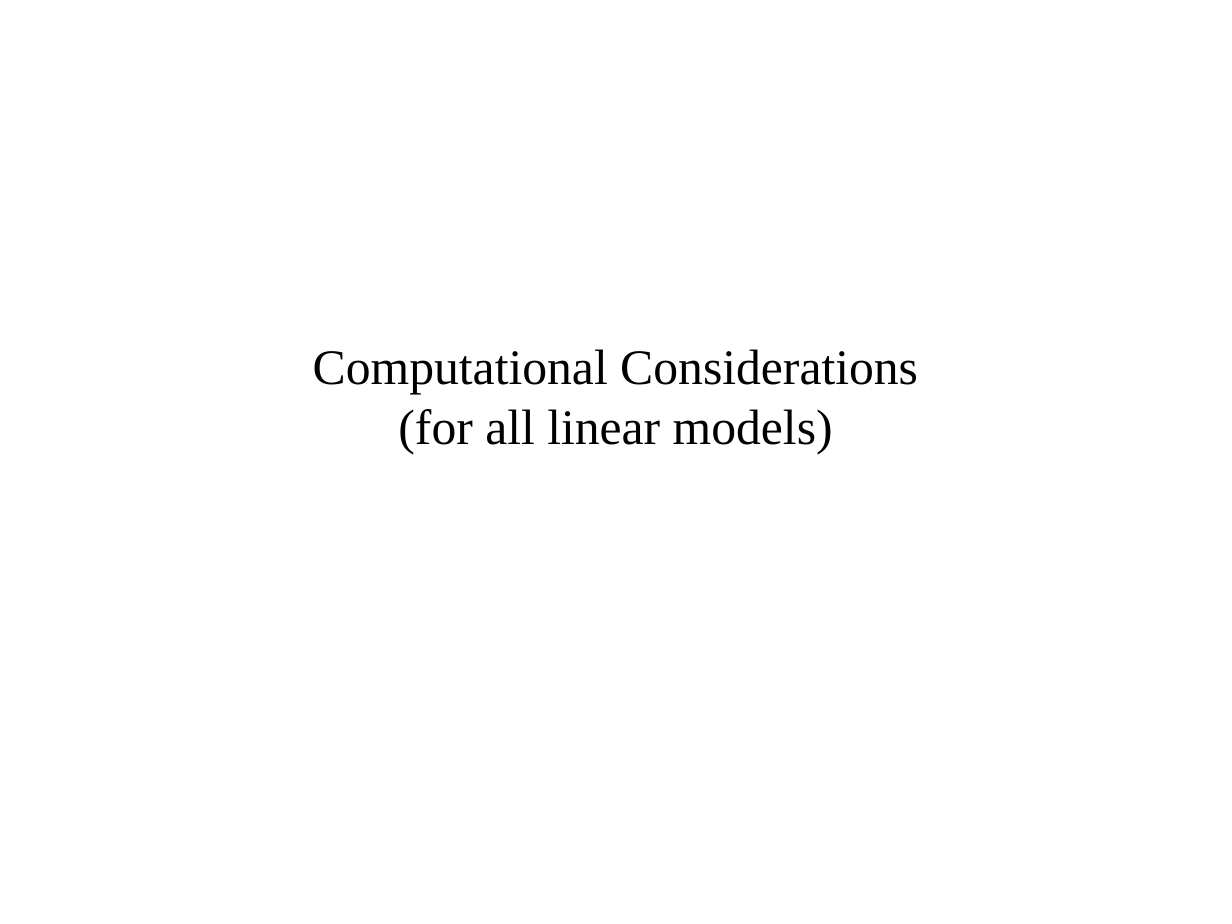
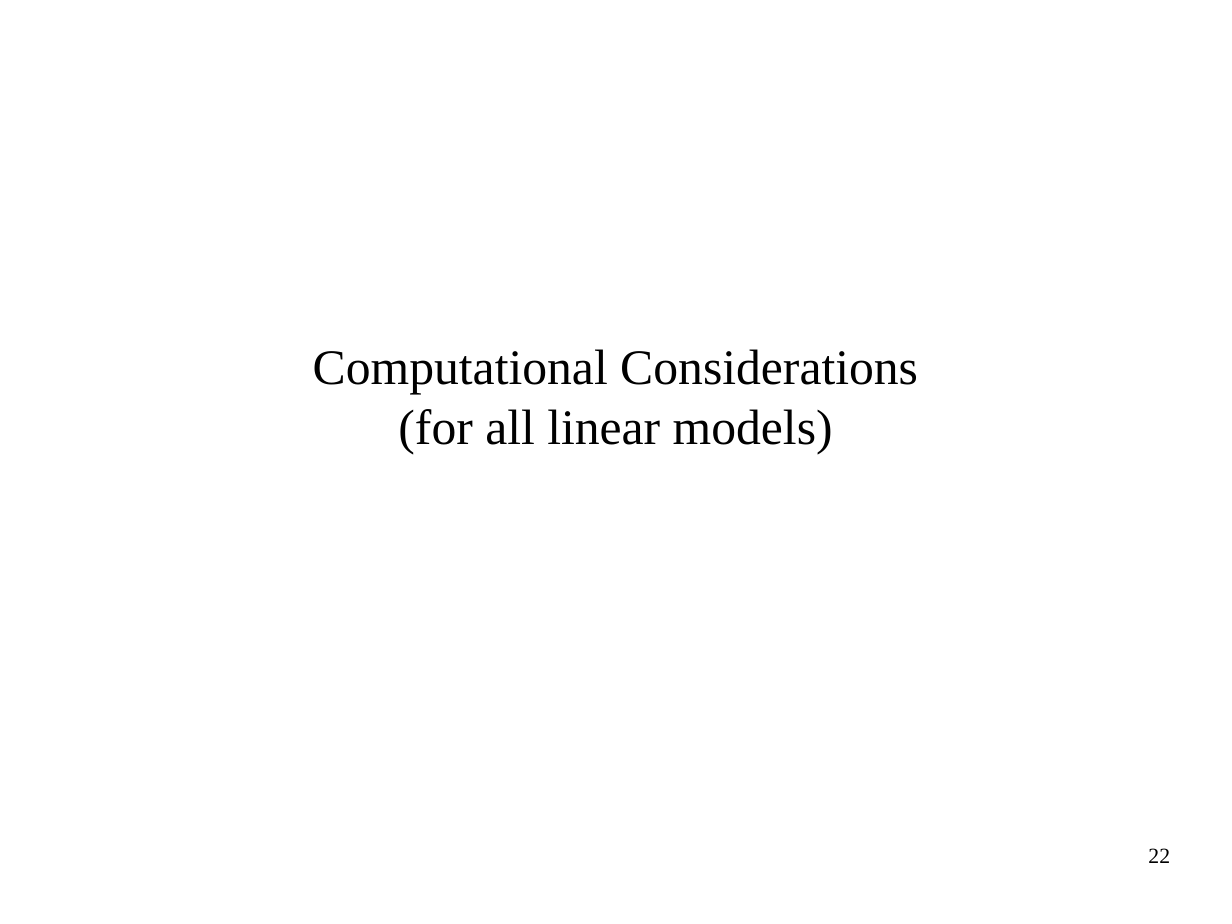
Before and after one commit to amueller/applied_ml_spring_2017, a slide deck: slide 22 of slides/aml-06-020617.odp (slide 21 before the commit). Drawn at 1232x924 pixels with LibreOffice and Linux fonts; fonts in the diff are those of the drawing. Boxes give left, top, right and bottom in pixels: in the first picture for what was removed or moved away, otherwise in the second. Text is boxed around its words. In the diff, an @@ line names an element or a change of style, - is before the commit and + after.

```diff
--- a/slides/aml-06-020617.odp
+++ b/slides/aml-06-020617.odp
@@ page number added at <box>1148,848,1170,863</box>, 14 pt, text #000000 @@
+22
```
Also in this commit, not shown: 20 other slides changed, 14 slides added, 1 other file.
